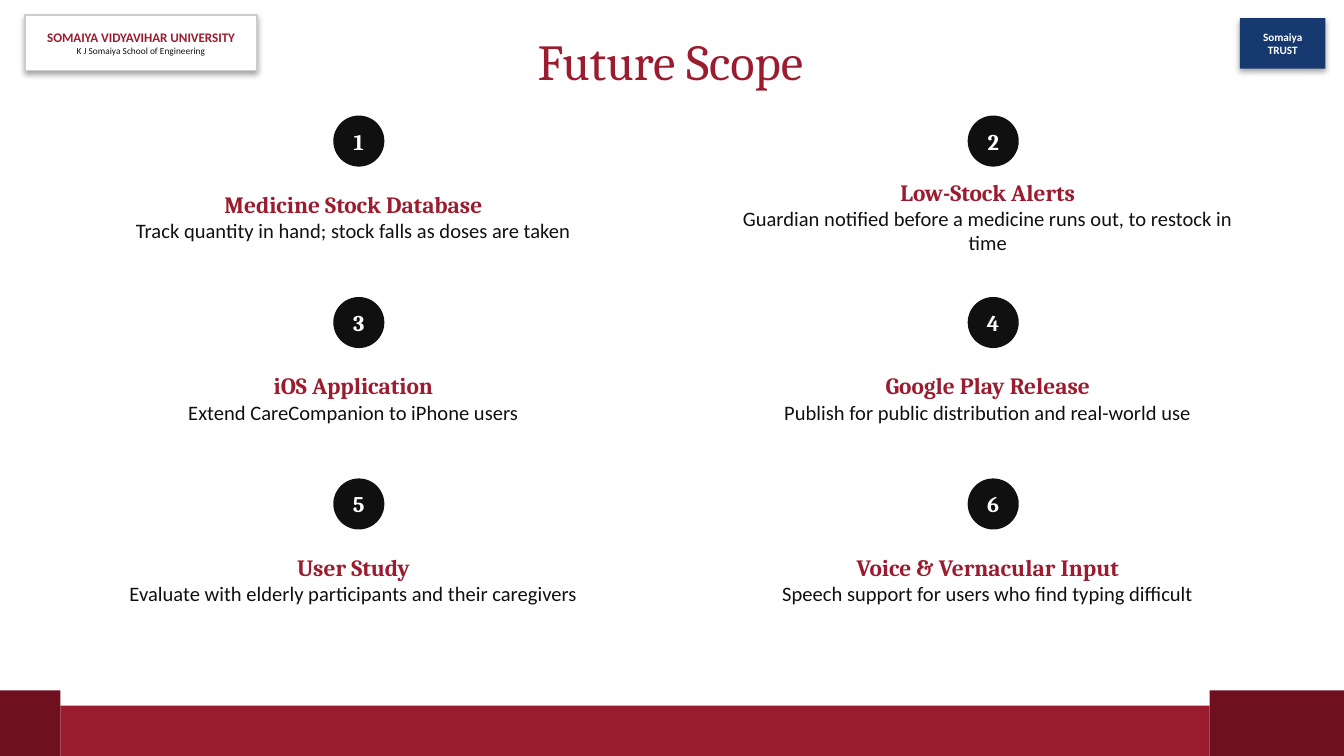
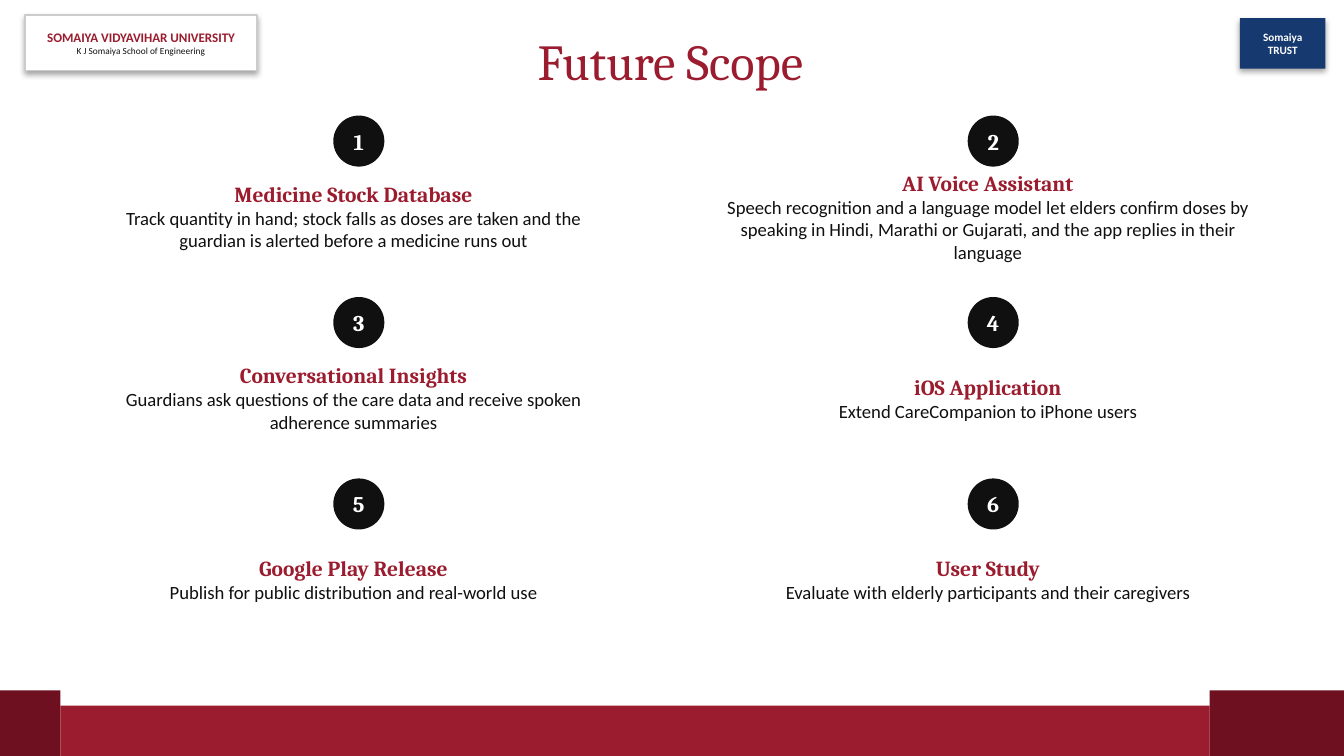
Before and after one commit to Suyash2205/Care-Companion-, a slide deck: slide 29 of ppt/CareCompanion-IE1.pptx. Drawn at 1344x756 pixels with LibreOffice and Linux fonts; fonts in the diff are those of the drawing. Boxes give left, top, right and bottom in pixels: in the first picture for what was removed or moved away, otherwise in the second. Text is boxed around its words. In the diff, an @@ line names an element or a change of style, - is before the commit and + after.

```diff
--- a/ppt/CareCompanion-IE1.pptx
+++ b/ppt/CareCompanion-IE1.pptx
@@ text at bbox=[727, 176, 1248, 262]: text changed; size 11 to 10 pt @@
-Low-Stock Alerts
-Guardian notified before a medicine runs out, to restock in time
+AI Voice Assistant
+Speech recognition and a language model let elders confirm doses by speaking in Hindi, Marathi or Gujarati, and the app replies in their language
@@ text at bbox=[234, 187, 473, 202]: size 12.5 to 11.5 pt in "Medicine Stock Database" @@
@@ text at bbox=[126, 212, 580, 251]: text changed; size 11 to 10 pt @@
-Track quantity in hand; stock falls as doses are taken
+Track quantity in hand; stock falls as doses are taken and the guardian is alerted before a medicine runs out
@@ text at bbox=[126, 368, 581, 429]: text changed; size 11 to 10 pt @@
-iOS Application
-Extend CareCompanion to iPhone users
+Conversational Insights
+Guardians ask questions of the care data and receive spoken adherence summaries
@@ text at bbox=[839, 380, 1137, 421]: text changed; size 11 to 10 pt @@
-Google Play Release
-Publish for public distribution and real-world use
+iOS Application
+Extend CareCompanion to iPhone users
@@ text at bbox=[170, 561, 537, 602]: text changed; size 11 to 10 pt @@
-User Study
-Evaluate with elderly participants and their caregivers
+Google Play Release
+Publish for public distribution and real-world use
@@ text at bbox=[786, 561, 1190, 602]: text changed; size 11 to 10 pt @@
-Voice & Vernacular Input
-Speech support for users who find typing difficult
+User Study
+Evaluate with elderly participants and their caregivers
```
Also in this commit, not shown: 2 other files.
